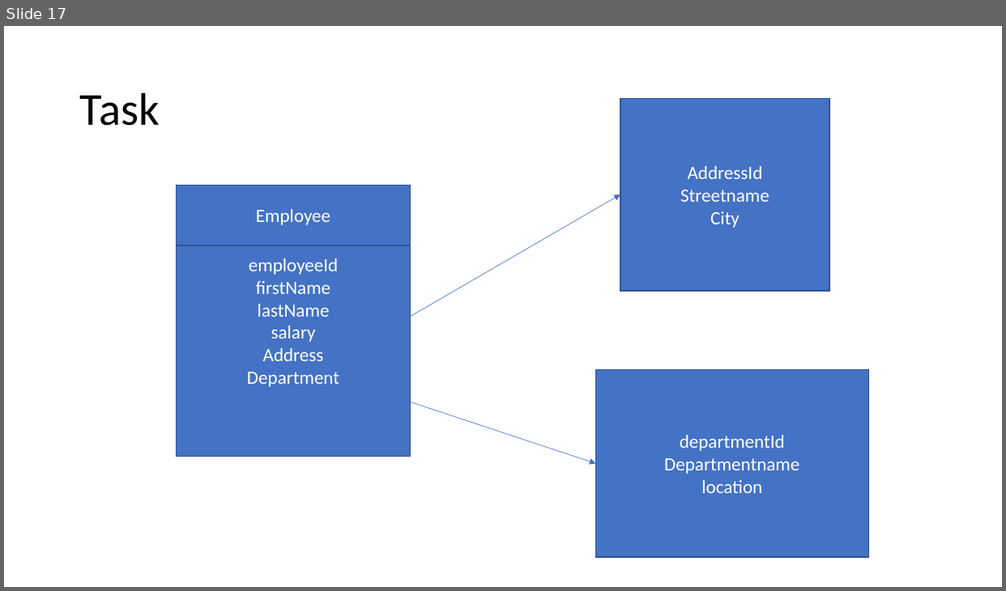
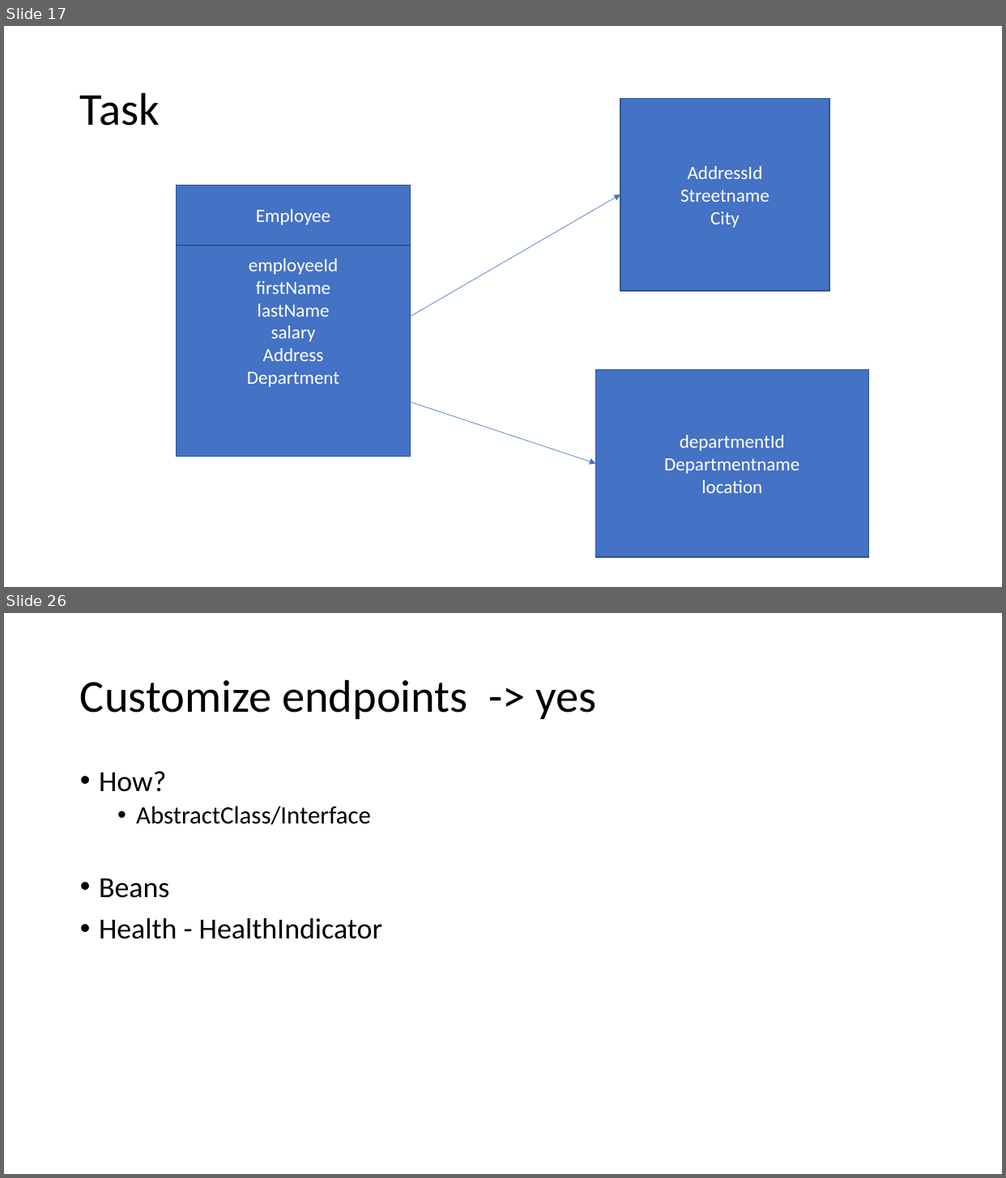
Before and after one commit to priyangm/pod_trg, a slide deck: FinishingSchool-June.pptx. Shown one above the other, each under a label of ours: slide 17 before the commit, slides 17 and 26 after it; the slides between them are not shown. The pictures are 1006x591 and 1006x1178 pixels, drawn with LibreOffice and Linux fonts; fonts in the diff are those of the drawing. Boxes give left, top, right and bottom in pixels: in the first picture for what was removed or moved away, otherwise in the second. Text is boxed around its words. In the diff, an @@ line names an element or a change of style, - is before the commit and + after.

```diff
--- a/FinishingSchool-June.pptx
+++ b/FinishingSchool-June.pptx
@@ slide 26 added at [4, 613, 1002, 1174], background #FFFFFF @@
@@ title added at [80, 679, 597, 719], 44 pt, text #000000 @@
+Customize endpoints -> yes
@@ text added at [99, 771, 382, 939], 28 pt, text #000000 @@
+• How?
+  • AbstractClass/Interface
+• Beans
+• Health - HealthIndicator
```
Also in this commit, not shown: 2 slides changed, 8 other slides added, 1 other file.
